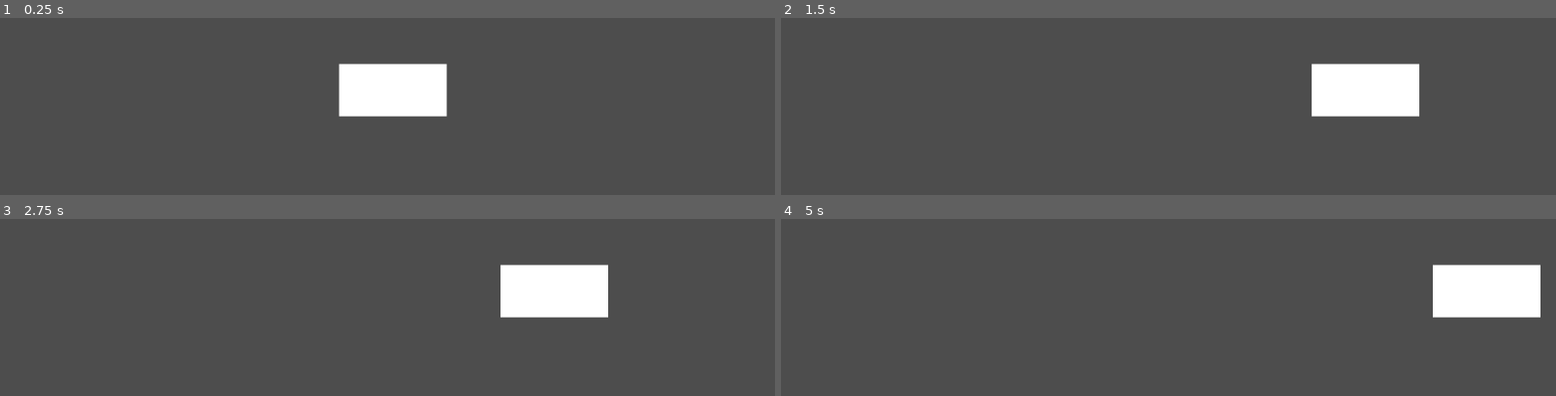
Above: before the commit, frames 1-4 (two rows, left to right).
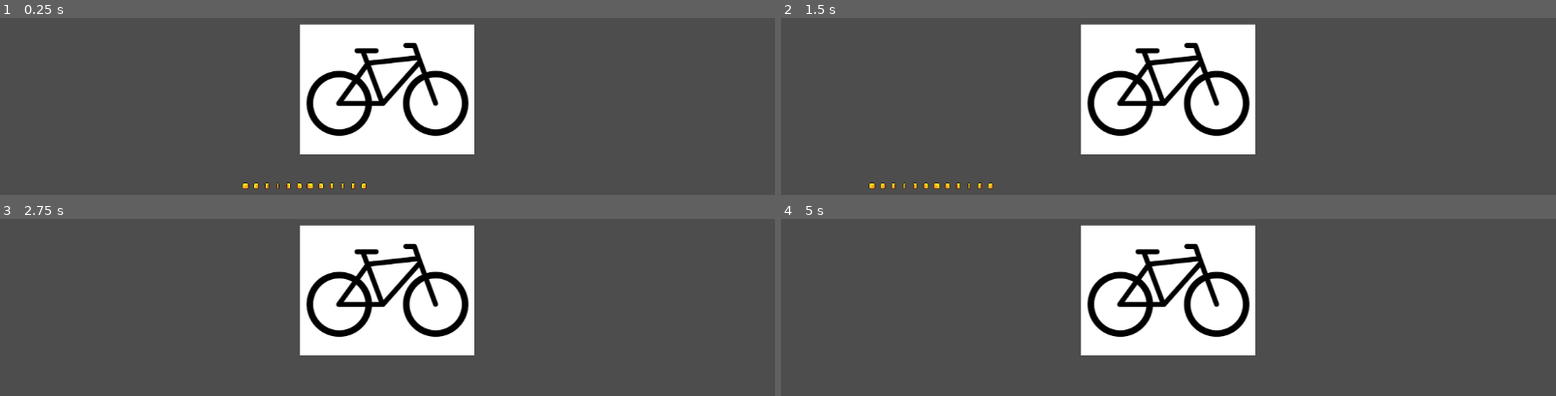
Above: after the commit, the same moments.

Repository: andreaTheCoder/brackeysgamejam
Game: Godot game, scene res://scenes/game.tscn
The game is run twice, just before and just after one commit, with the same random seed, the same clock (stepped at 60 frames per second) and the same inputs.
Inputs:
- Up to frame 1 (0.25 s): no input
- Up to frame 2 (1.5 s): tap Enter (ui_accept) at 0.5, 0.6, 0.77, 1.07, 1.35 s; hold Right (ui_right) from 0.53 s (still down)
- Up to frame 3 (2.75 s): tap Enter (ui_accept) at 1.52, 1.82, 2.1 s; release Right (ui_right) at 2.03 s; hold Left (ui_left) from 2.03 s (still down)
- Up to frame 4 (5 s): release Left (ui_left) at 2.78 s; hold Right (ui_right) 2.78-4.28 s; tap Enter (ui_accept) at 2.85, 3.02, 3.32, 3.6, 3.77, 4.07, 4.35, 4.52, 4.82 s; hold Left (ui_left) from 4.28 s (still down)

The runs differ from the first frame. In frame 1, 14% of the frame differs, in the area x 31-62%, y 3-97%; in frame 2, 21%, in the area x 11-83%, y 3-97%; in frame 3, 21%; in frame 4, 21%.

Commit message:
forwards bike movement

Diff:
--- a/project.godot
+++ b/project.godot
@@ -17,9 +17,10 @@
 
 [input]
 
-foward={
+forward={
 "deadzone": 0.2,
 "events": [Object(InputEventKey,"resource_local_to_scene":false,"resource_name":"","device":-1,"window_id":0,"alt_press …(195 unchanged characters)…
+, Object(InputEventKey,"resource_local_to_scene":false,"resource_name":"","device":-1,"window_id":0,"alt_pressed":false,"shift_pressed":false,"ctrl_pressed":false,"meta_pressed":false,"pressed":false,"keycode":0,"physical_keycode":32,"key_label":0,"unicode":32,"location":0,"echo":false,"script":null)
 ]
 }
 backward={
--- a/scenes/bike.tscn
+++ b/scenes/bike.tscn
@@ -1,6 +1,7 @@
-[gd_scene load_steps=3 format=3 uid="uid://b2nldleqd7l8"]
+[gd_scene load_steps=4 format=3 uid="uid://b2nldleqd7l8"]
 
 [ext_resource type="Script" uid="uid://cwrke4t7rk702" path="res://scripts/bike.gd" id="1_oy3wg"]
+[ext_resource type="Texture2D" uid="uid://bmbxl2yt5eivn" path="res://assets/bike.png" id="2_77r6i"]
 
 [sub_resource type="RectangleShape2D" id="RectangleShape2D_b0jew"]
 size = Vector2(72, 35)
@@ -16,3 +17,6 @@
 offset_top = -38.0
 offset_right = 88.0
 offset_bottom = 40.0
+
+[node name="Sprite2D" type="Sprite2D" parent="."]
+texture = ExtResource("2_77r6i")
--- a/scenes/game.tscn
+++ b/scenes/game.tscn
@@ -1,14 +1,20 @@
-[gd_scene load_steps=3 format=3 uid="uid://dx4alm7spt1cb"]
+[gd_scene load_steps=4 format=3 uid="uid://dx4alm7spt1cb"]
 
 [ext_resource type="PackedScene" uid="uid://b2nldleqd7l8" path="res://scenes/bike.tscn" id="1_uwrxv"]
 [ext_resource type="Script" uid="uid://ve3kpygen1ju" path="res://scripts/game_manager.gd" id="2_yqjtg"]
+[ext_resource type="Texture2D" uid="uid://1bp7h2lo5joi" path="res://assets/brackeys_platformer_assets 2/sprites/coin.png" id="3_lnu2h"]
 
 [node name="Game" type="Node2D"]
 
 [node name="Bike" parent="." instance=ExtResource("1_uwrxv")]
 position = Vector2(0, 2)
 
-[node name="Camera2D" type="Camera2D" parent="."]
+[node name="Camera2D" type="Camera2D" parent="Bike"]
+position = Vector2(0, -2)
 
 [node name="Game Manager" type="Node" parent="."]
 script = ExtResource("2_yqjtg")
+
+[node name="Coin" type="Sprite2D" parent="."]
+position = Vector2(-123, 146)
+texture = ExtResource("3_lnu2h")
--- a/scripts/bike.gd
+++ b/scripts/bike.gd
@@ -2,20 +2,19 @@
 
 
 const SPEED = 300.0
-const ACCELERATION = -400.0
-
+const ACCELERATION = 500.0
+const MAX_SPEED = 4000
+const BRAKE_SPEED = 10
 
 func _physics_process(delta: float) -> void:
 	# Handle jump.
-	if Input.is_action_just_pressed("ui_accept") and is_on_floor():
-		velocity.x = ACCELERATION
+	if Input.is_action_pressed("forward"):
+		velocity.x += clamp(ACCELERATION*delta, 0, MAX_SPEED)
+	else:
+		velocity.x = clamp((velocity.x - BRAKE_SPEED) *delta, MAX_SPEED, 0)
 
+	print(velocity.x)
 	# Get the input direction and handle the movement/deceleration.
-	# As good practice, you should replace UI actions with custom gameplay actions.
-	var direction := Input.get_axis("ui_left", "ui_right")
-	if direction:
-		velocity.x = direction * SPEED
-	else:
-		velocity.x = move_toward(velocity.x, 0, SPEED)
+
 
 	move_and_slide()
Binary file added: assets/bike.png
Not shown, added: assets/bike.png.import
